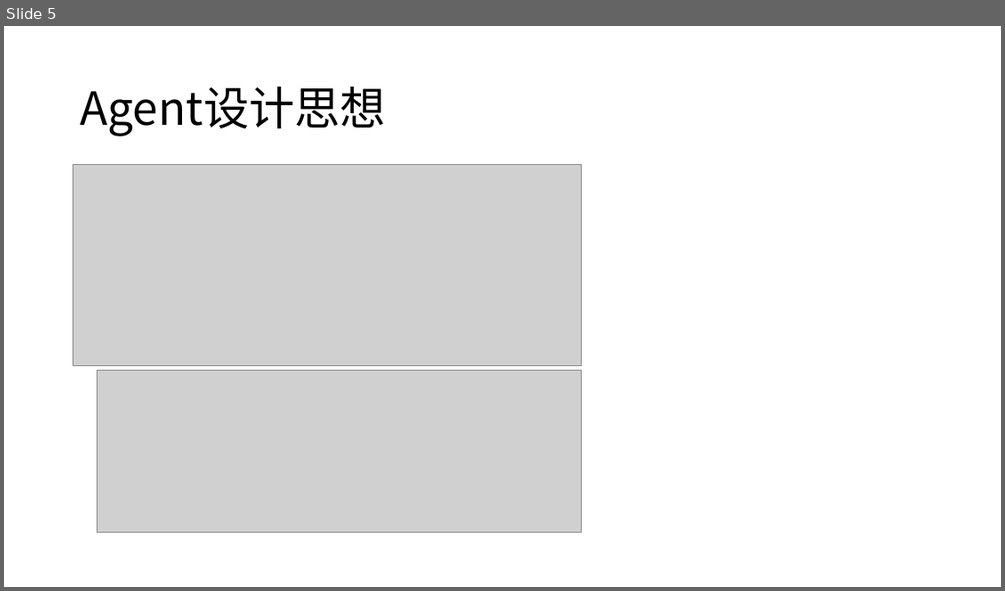
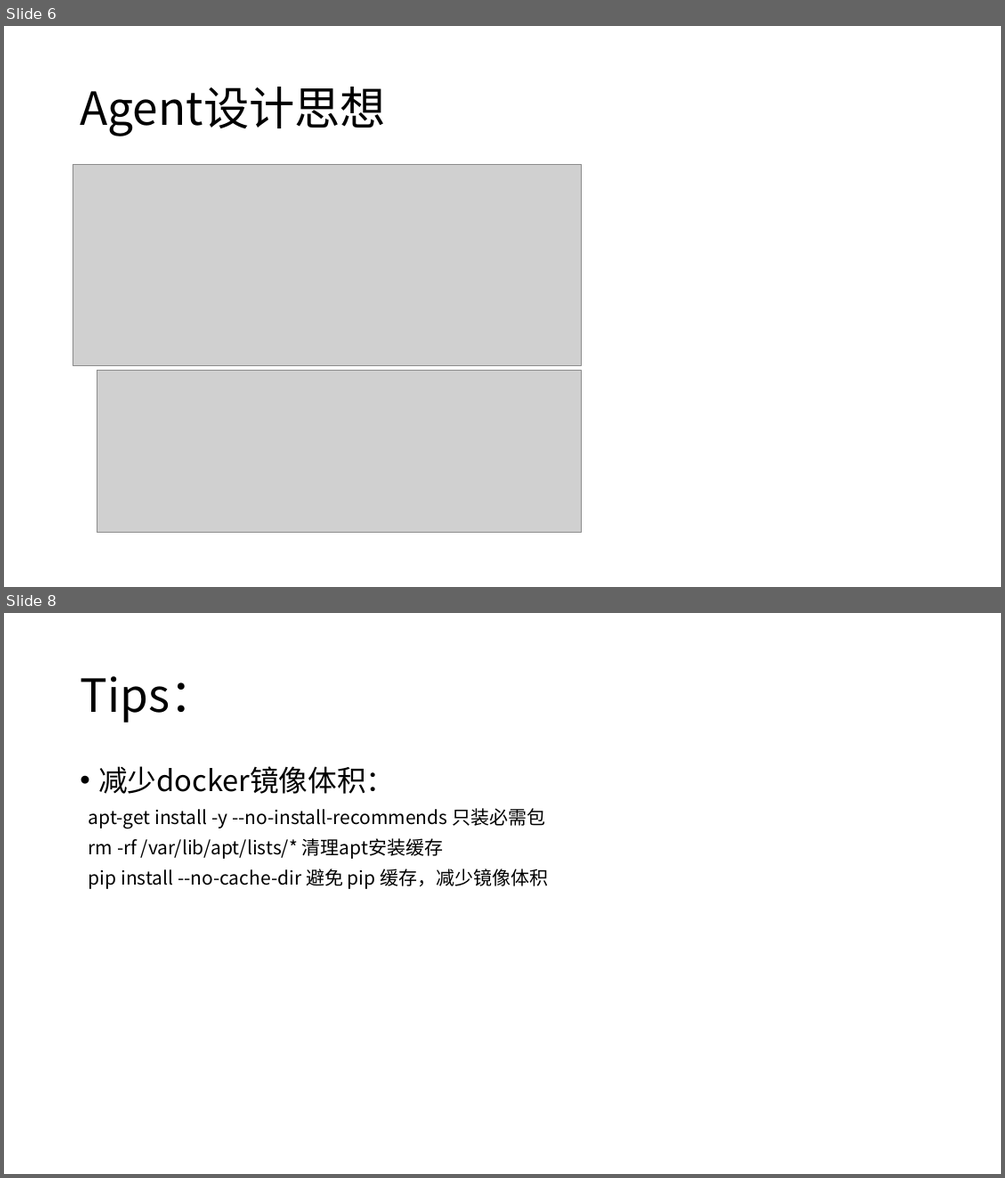
Before and after one commit to sunforwing/task, a slide deck: Presentation.pptx. Shown one above the other, each under a label of ours: slide 5 before the commit, slides 6 and 8 after it; the slides between them are not shown. The pictures are 1005x591 and 1005x1178 pixels, drawn with LibreOffice and Linux fonts; fonts in the diff are those of the drawing; grey boxes stand for pictures. Boxes give left, top, right and bottom in pixels: in the first picture for what was removed or moved away, otherwise in the second. Text is boxed around its words. In the diff, an @@ line names an element or a change of style, - is before the commit and + after.

```diff
--- a/Presentation.pptx
+++ b/Presentation.pptx
@@ slide 8 added at [4, 613, 1001, 1174], background #FFFFFF @@
@@ title added at [80, 676, 215, 722], 44 pt, text #000000 @@
+Tips：
@@ text added at [89, 766, 548, 889], 18 pt, text #000000 @@
+• 减少docker镜像体积：
+apt-get install -y --no-install-recommends 只装必需包
+rm -rf /var/lib/apt/lists/* 清理apt安装缓存
+pip install --no-cache-dir 避免 pip 缓存，减少镜像体积
@@ what was slide 5 is now slide 6 @@
```
Also in this commit, not shown: 1 slide changed, 1 other slide added.
